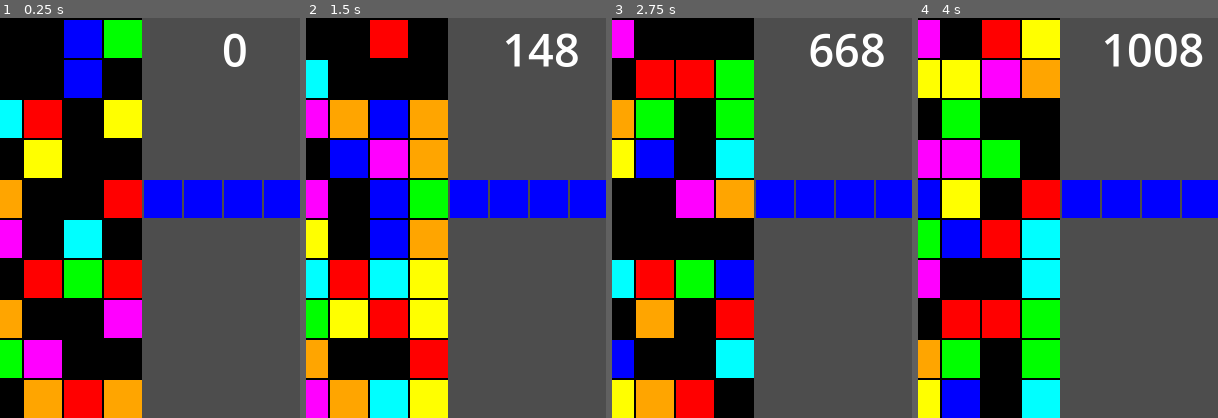
Above: before the commit, frames 1-4 (left to right).
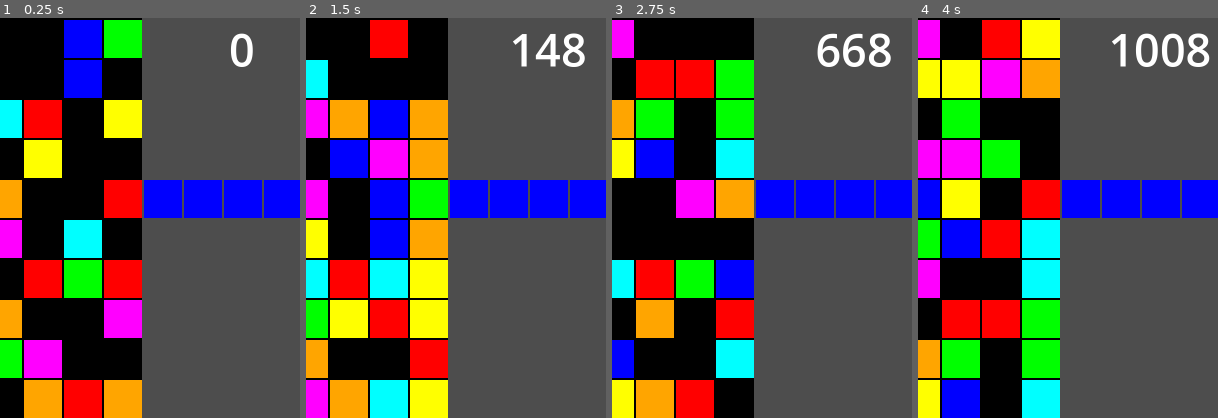
Above: after the commit, the same moments.

Repository: kasworld/gd4tetris
Game: Godot game, scene res://main.tscn
Two runs of this game, one before a commit and one after it. Both use one fixed random seed, a clock stepped at 60 frames per second and the inputs below.
Inputs:
- Up to frame 1 (0.25 s): no input
- Up to frame 2 (1.5 s): hold Right (move_right) 0.53-1.28 s; tap Space (hard_drop) at 0.6 s; hold Down (move_down) from 1.28 s (still down); tap Up (rotate) at 1.35 s
- Up to frame 3 (2.75 s): release Down (move_down) at 2.03 s; hold Right (move_right) from 2.03 s (still down); tap Space (hard_drop) at 2.1 s
- Up to frame 4 (4 s): tap Up (rotate) at 2.85 s; release Right (move_right) at 3.53 s; hold Left (move_left) from 3.53 s (still down); tap Space (hard_drop) at 3.6 s
The pictures show only the part of the screen within x 43-93%, y 0-50%; the shares and areas given below are measured in that part.

The runs differ from the first frame. In frame 1, 0.6% of the frame differs, in the area x 74-85%, y 3-13%; in frame 2, 1.3%; in frame 3, 1.6%; in frame 4, 2.1%, in the area x 62-98%, y 3-13%.

Commit message:
center score

Diff:
--- a/main.gd
+++ b/main.gd
@@ -335,6 +335,7 @@
 	var height =  ProjectSettings.get_setting("display/window/size/viewport_height")
 	var shift = Board.HiddenTop*(height / (Board.BoardH-Board.HiddenTop))
 	var boardWidth = width/3*2
+	var remainWidth = width - boardWidth
 	tet_board = Board.new(boardWidth,height + shift )
 	add_child(tet_board)
 	tet_board.position.y = -shift
@@ -344,7 +345,8 @@
 	var bgTexture = ImageTexture.create_from_image(bgImage)
 	$BGSprite2D.texture = bgTexture
 
-	$Score.position.x = boardWidth + tet_board.board2screenW *2
+	$Score.size.x = remainWidth
+	$Score.position.x = boardWidth  #boardWidth + tet_board.board2screenW *2
 	$Score.position.y = tet_board.board2screenH *0
 
 	start_game()
--- a/main.tscn
+++ b/main.tscn
@@ -24,15 +24,11 @@
 
 [node name="Score" type="Label" parent="."]
 z_index = 1
-anchors_preset = 5
-anchor_left = 0.5
-anchor_right = 0.5
-offset_left = -25.5
-offset_right = 25.5
+offset_right = 51.0
 offset_bottom = 127.0
-grow_horizontal = 2
 theme = SubResource("Theme_ftrw6")
 text = "0"
+horizontal_alignment = 1
 
 [node name="BGSprite2D" type="Sprite2D" parent="."]
 centered = false
